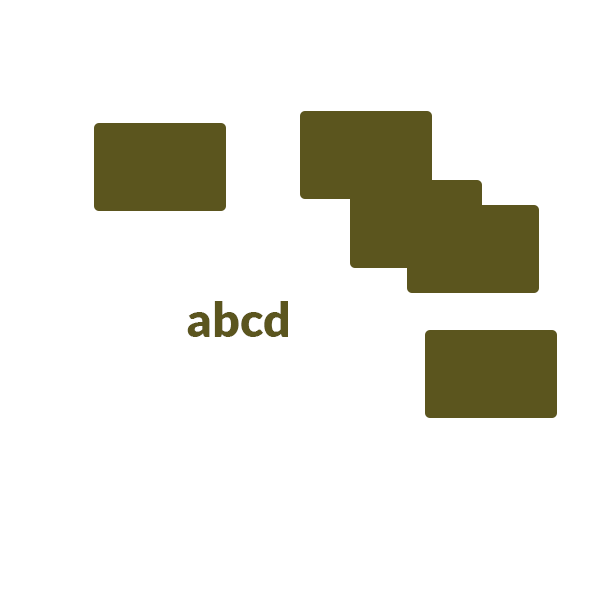
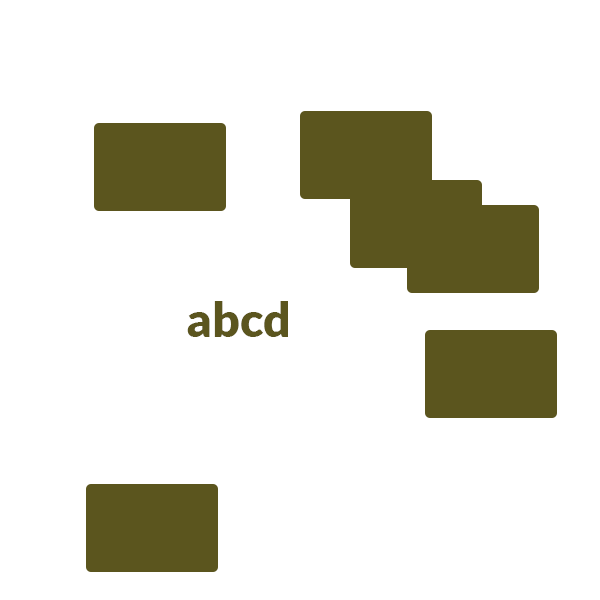
The second 600 x 600 image is a revision of the first. Changes to its layers:
added layer "Rounded Rectangle 6" above "Rounded Rectangle 5" over bbox(86, 484, 218, 572)
